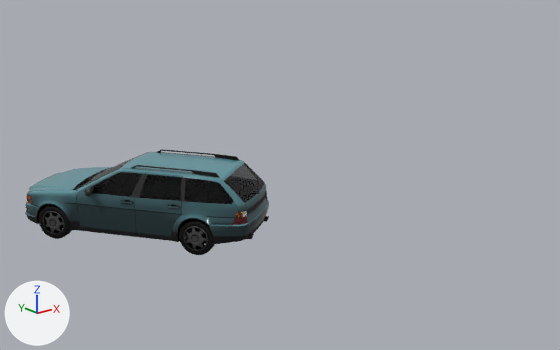
One commit to the glTF model public/models/cars/Wagon.glb: the scene before it, then after it.
Camera for both pictures: a camera (50 mm lens) standing at (1.64, -20.96, 5.1) and looking at (11.2, -9.01, 0.32). The axes (+X, +Y, +Z) are drawn at lower left. The lights are the same throughout. The first picture is the older version. Where no turn or scale is listed for an object, it has been applied to the vertices. Vertices at exactly the same position are counted once.

The scene before the commit, as lines of its bpy script (objects in view):
```python
ob_wagon_body_body_0 = bpy.data.objects.new('Wagon Body_Body_0', me_wagon_body_body_0)
ob_wagon_body_body_0.location = (7.86, -9.29, 0.0)
ob_wagon_body_glass_0 = bpy.data.objects.new('Wagon Body_Glass_0', me_wagon_body_glass_0)
ob_wagon_body_glass_0.location = (7.86, -9.29, 0.0)
ob_wagon_body_optics_0 = bpy.data.objects.new('Wagon Body_Optics_0', me_wagon_body_optics_0)
ob_wagon_body_optics_0.location = (7.86, -9.29, 0.0)
ob_wheel_a001_wheel_0_001 = bpy.data.objects.new('Wheel_A001_Wheel_0.001', me_wheel_a001_wheel_0_001)
ob_wheel_a001_wheel_0_001.location = (8.06, -10.78, 0.31)
ob_wheel_a_wheel_0_001 = bpy.data.objects.new('Wheel_A_Wheel_0.001', me_wheel_a_wheel_0_001)
ob_wheel_a_wheel_0_001.location = (6.53, -8.63, 0.31)
```
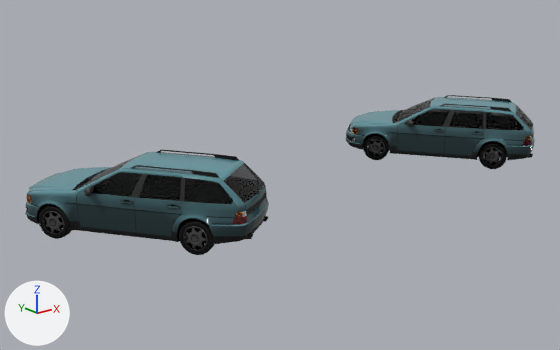
The newer file is also turned or shifted as a whole; pictures and numbers use the older file's frame.

Location of each change, [x1, y1, x2, y2] in pixels of the pictures (560 x 350 px):
'Wagon Body_Body_0', reshaped (10% taller): before [25, 149, 269, 244]; after [25, 150, 269, 255]
'Wagon Body_Body_0.001', added (cyan): after [346, 95, 535, 160]
'Wagon Body_Glass_0', moved: before [78, 154, 264, 204]; after [395, 98, 533, 130]
'Wheel_A001_Wheel_0.001', moved: before [179, 219, 215, 255]; after [479, 141, 507, 169]
'Wheel_A_Wheel_0.001', moved: before [39, 204, 72, 239]; after [363, 134, 389, 160]
'Wagon Body_Glass_0.001', added: after [396, 99, 532, 130]
'Wagon Body_Optics_0', moved: before [27, 195, 268, 225]; after [349, 126, 532, 146]
'Wheel_A001_Wheel_0.002', added: after [479, 141, 507, 168]
'Wheel_A_Wheel_0.002', added: after [363, 134, 390, 159]
'Wagon Body_Optics_0.001', added: after [349, 126, 531, 146]
part 1 of me_wagon_body_body_0, cut back: before [30, 155, 269, 238]; after [27, 154, 268, 255]

What changed in the scene script:
```text
Add mat_wheel_7_001:
    mat_wheel_7_001 = bpy.data.materials.new('Wheel_7.001')
    # uses the picture img_image_29
    # uses the picture img_image_30
Add mat_body_8_001:
    mat_body_8_001 = bpy.data.materials.new('Body_8.001')
    # uses the picture img_image_37
    # uses the picture img_image_38
Change me_wagon_body_body_0:
    remove me_wagon_body_body_0.from_pydata(...)  # 2391 vertices, 4212 faces; spans x -1.67..1.77, y -2.11..1.97, z 0.15..1.38
    add me_wagon_body_body_0.from_pydata(...)  # 4047 vertices, 6982 faces; spans x -1.67..1.76, y -2.11..1.97, z 0.0..1.38
    me_wagon_body_body_0 part 1: 34 vertices moved within x -1.59..1.72, y -2.06..1.94, z 0.29..1.32; 109 vertices removed from x -1.61..1.73, y -2.06..1.94, z 0.27..1.32; 1765 vertices added at x -1.65..1.74, y -2.09..1.94, z 0.0..1.32
    add me_wagon_body_body_0.materials.append(mat_glass_8)  # black #000000
    add me_wagon_body_body_0.materials.append(mat_optics_8)  # picture img_image_6
    add me_wagon_body_body_0.materials.append(mat_wheel_7)
Change me_wagon_body_glass_0:
    remove me_wagon_body_glass_0.from_pydata(...)  # 120 vertices, 136 faces; spans x -1.08..1.66, y -2.03..1.12, z 0.91..1.3
    add me_wagon_body_glass_0.from_pydata(...)  # 120 vertices, 136 faces; spans x 6.76..9.5, y -2.05..1.09, z 0.9..1.3
    me_wagon_body_glass_0 part 2: the whole mesh is moved by (7.84, -0.03, 0.0)
Change me_wagon_body_optics_0:
    remove me_wagon_body_optics_0.from_pydata(...)  # 176 vertices, 266 faces; spans x -1.65..1.75, y -2.09..1.92, z 0.39..0.79
    add me_wagon_body_optics_0.from_pydata(...)  # 176 vertices, 266 faces; spans x 6.19..9.59, y -2.11..1.9, z 0.39..0.79
    me_wagon_body_optics_0 part 3: the whole mesh is moved by (7.84, -0.03, 0.0)
Change me_wheel_a001_wheel_0_001:
    remove me_wheel_a001_wheel_0_001.from_pydata(...)  # 372 vertices, 592 faces; spans x -0.257..0.258, y -0.3..0.301, z -0.304..0.304
    add me_wheel_a001_wheel_0_001.from_pydata(...)  # 372 vertices, 592 faces; spans x 7.586..8.101, y -0.324..0.276, z -0.304..0.304
    me_wheel_a001_wheel_0_001 part 4: the whole mesh is moved by (7.843, -0.024, 0.0)
Change me_wheel_a_wheel_0_001:
    remove me_wheel_a_wheel_0_001.from_pydata(...)  # 372 vertices, 592 faces; spans x -0.257..0.258, y -0.3..0.301, z -0.304..0.304
    add me_wheel_a_wheel_0_001.from_pydata(...)  # 372 vertices, 592 faces; spans x 7.588..8.103, y -0.327..0.273, z -0.304..0.304
    me_wheel_a_wheel_0_001 part 5: the whole mesh is moved by (7.845, -0.027, 0.0)
Add ob_wheel_a_wheel_0_002:
    ob_wheel_a_wheel_0_002 = bpy.data.objects.new('Wheel_A_Wheel_0.002', me_wheel_a_wheel_0_002)  # 372 vertices, 592 faces; spans x -0.257..0.258, y -0.299..0.301, z -0.304..0.304
    ob_wheel_a_wheel_0_002.location = (14.38, -8.66, 0.31)
Add ob_wheel_a001_wheel_0_002:
    ob_wheel_a001_wheel_0_002 = bpy.data.objects.new('Wheel_A001_Wheel_0.002', me_wheel_a_wheel_0_002.copy())
    ob_wheel_a001_wheel_0_002.location = (15.9, -10.8, 0.31)
Add ob_wagon_body_optics_0_001:
    ob_wagon_body_optics_0_001 = bpy.data.objects.new('Wagon Body_Optics_0.001', me_wagon_body_optics_0_001)  # 176 vertices, 266 faces; spans x -1.65..1.75, y -2.09..1.92, z 0.39..0.79; in mat_optics_8_001 (picture img_image_6)
    ob_wagon_body_optics_0_001.location = (15.7, -9.31, 0.0)
Add ob_wagon_body_glass_0_001:
    ob_wagon_body_glass_0_001 = bpy.data.objects.new('Wagon Body_Glass_0.001', me_wagon_body_glass_0_001)  # 120 vertices, 136 faces; spans x -1.08..1.66, y -2.03..1.12, z 0.9..1.3; in mat_glass_8_001 (black #000000)
    ob_wagon_body_glass_0_001.location = (15.7, -9.31, 0.0)
Add ob_wagon_body_body_0_001:
    ob_wagon_body_body_0_001 = bpy.data.objects.new('Wagon Body_Body_0.001', me_wagon_body_body_0_001)  # 2391 vertices, 4212 faces; spans x -1.66..1.77, y -2.11..1.97, z 0.15..1.38
    ob_wagon_body_body_0_001.location = (15.7, -9.31, 0.0)
```
